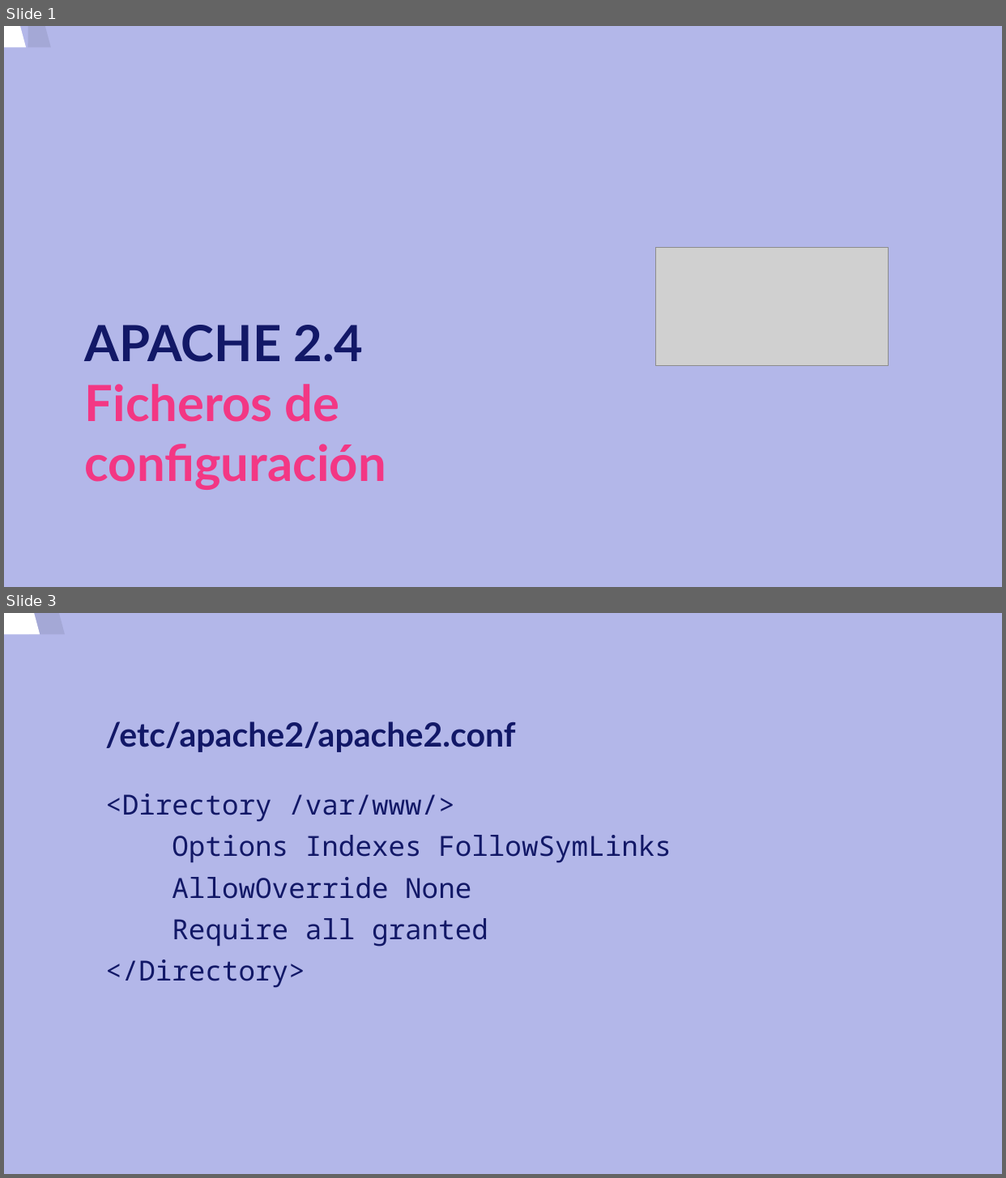
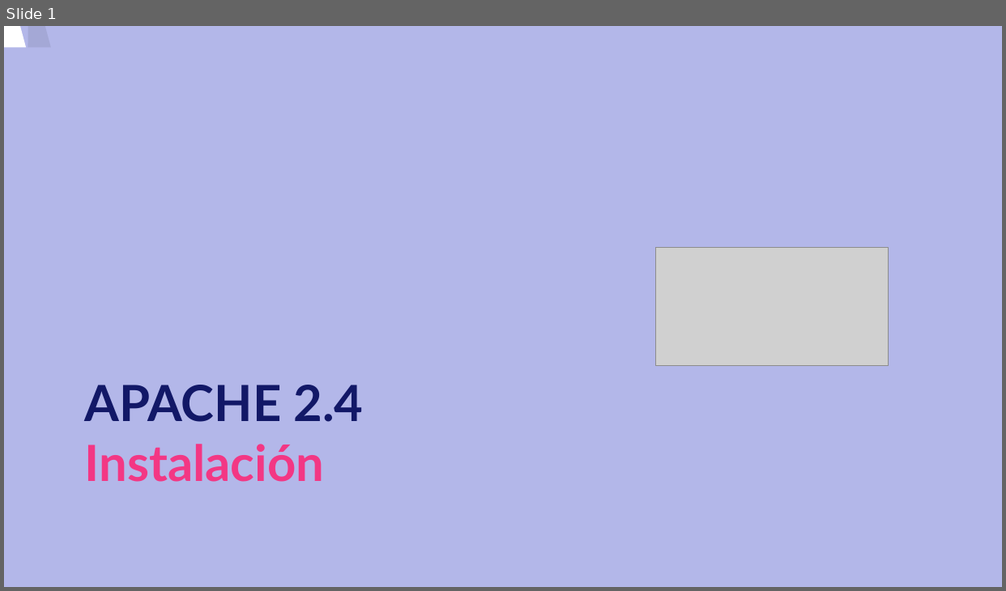
Before and after one commit to carloskuce/SRI, a slide deck: curso/u3/u3.odp. Shown one above the other, each under a label of ours: slides 1 and 3 before the commit, slide 1 after it; the slides between them are not shown. The pictures are 1006x1178 and 1006x591 pixels, drawn with LibreOffice and Linux fonts; fonts in the diff are those of the drawing; grey boxes stand for pictures. Boxes give left, top, right and bottom in pixels: in the first picture for what was removed or moved away, otherwise in the second. Text is boxed around its words. In the diff, an @@ line names an element or a change of style, - is before the commit and + after.

```diff
--- a/curso/u3/u3.odp
+++ b/curso/u3/u3.odp
@@ slide 3 removed at (4,613,1002,1174), background #B3B7E9 @@
@@ freeform shape removed at (4,613,902,1174) @@
@@ freeform shape removed at (29,613,927,1174) @@
@@ title removed at (105,722,515,752) @@
-/etc/apache2/apache2.conf
@@ text removed at (105,794,671,988) @@
-<Directory /var/www/>
-Options Indexes FollowSymLinks
-AllowOverride None
-Require all granted
-</Directory>
@@ slide 1 changed as well @@
@@ title at (85,385,363,482): text changed @@
-APACHE 2.4
-Ficheros de configuración
+APACHE 2.4
+Instalación
```
Also in this commit, not shown: 3 slides added, 3 other slides removed, 1 other file.
